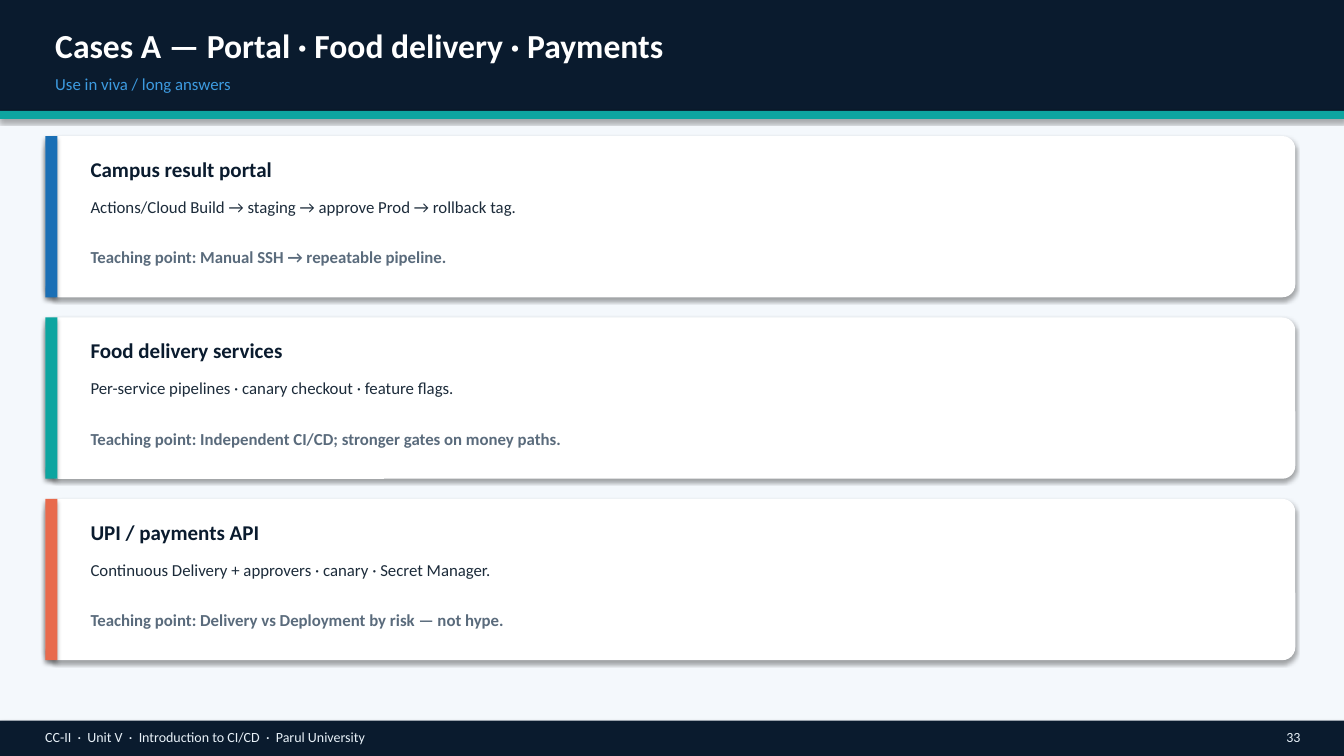
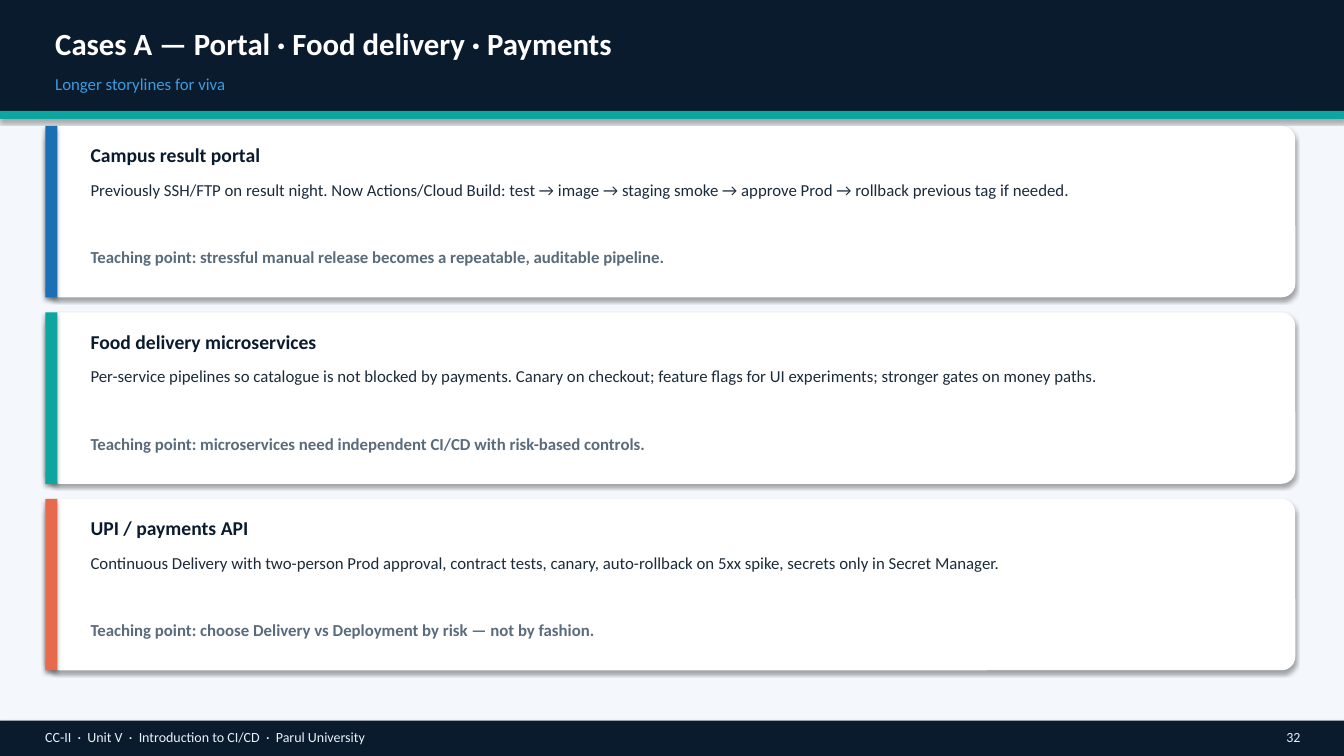
Before and after one commit to professorbhakta/cloud-II, a slide deck: slide 32 of ppt/CC-II-Unit-V-Introduction-to-CI-CD.pptx (slide 33 before the commit). Drawn at 1344x756 pixels with LibreOffice and Linux fonts; fonts in the diff are those of the drawing. Boxes give left, top, right and bottom in pixels: in the first picture for what was removed or moved away, otherwise in the second. Text is boxed around its words. In the diff, an @@ line names an element or a change of style, - is before the commit and + after.

```diff
--- a/ppt/CC-II-Unit-V-Introduction-to-CI-CD.pptx
+++ b/ppt/CC-II-Unit-V-Introduction-to-CI-CD.pptx
@@ text "Cases A — Portal · ..." at bbox=[55, 33, 612, 60]: size 24 to 22 pt; more space between paragraphs @@
@@ text at bbox=[55, 78, 225, 93]: text changed @@
-Use in viva / long answers
+Longer storylines for viva
@@ rounded rectangle: place and size @@
-rounded rectangle at bbox=[45, 136, 1296, 297]
+rounded rectangle at bbox=[45, 126, 1296, 297]
@@ rectangle: place and size @@
-rectangle at bbox=[45, 136, 57, 297]
+rectangle at bbox=[45, 126, 57, 297]
@@ text "Campus result portal" at bbox=[91, 148, 260, 165]: size 15 to 14 pt; more space between paragraphs @@
@@ text "Campus result portal": place and size @@
-text "Campus result portal" at bbox=[91, 162, 272, 181]
+text "Campus result portal" at bbox=[91, 148, 260, 165]
@@ text at bbox=[91, 184, 1069, 199]: text changed @@
-Actions/Cloud Build → staging → approve Prod → rollback tag.
+Previously SSH/FTP on result night. Now Actions/Cloud Build: test → image → staging smoke → approve Prod → rollback previous tag if needed.
@@ text at bbox=[91, 251, 664, 266]: text changed @@
-Teaching point: Manual SSH → repeatable pipeline.
+Teaching point: stressful manual release becomes a repeatable, auditable pipeline.
@@ rounded rectangle: place and size @@
-rounded rectangle at bbox=[45, 318, 1296, 479]
+rounded rectangle at bbox=[45, 313, 1296, 484]
@@ rectangle: place and size @@
-rectangle at bbox=[45, 318, 57, 479]
+rectangle at bbox=[45, 313, 57, 484]
@@ text at bbox=[91, 335, 316, 352]: text changed; size 15 to 14 pt @@
-Food delivery services
+Food delivery microservices
@@ text at bbox=[91, 370, 1096, 385]: text changed @@
-Per-service pipelines · canary checkout · feature flags.
+Per-service pipelines so catalogue is not blocked by payments. Canary on checkout; feature flags for UI experiments; stronger gates on money paths.
@@ text at bbox=[91, 438, 645, 453]: text changed @@
-Teaching point: Independent CI/CD; stronger gates on money paths.
+Teaching point: microservices need independent CI/CD with risk-based controls.
@@ rounded rectangle: place and size @@
-rounded rectangle at bbox=[45, 499, 1296, 660]
+rounded rectangle at bbox=[45, 499, 1296, 670]
@@ rectangle: place and size @@
-rectangle at bbox=[45, 499, 57, 660]
+rectangle at bbox=[45, 499, 57, 670]
@@ text "UPI / payments API" at bbox=[91, 522, 249, 538]: size 15 to 14 pt; more space between paragraphs @@
@@ text at bbox=[91, 557, 999, 572]: text changed @@
-Continuous Delivery + approvers · canary · Secret Manager.
+Continuous Delivery with two-person Prod approval, contract tests, canary, auto-rollback on 5xx spike, secrets only in Secret Manager.
@@ text at bbox=[91, 624, 595, 639]: text changed @@
-Teaching point: Delivery vs Deployment by risk — not hype.
+Teaching point: choose Delivery vs Deployment by risk — not by fashion.
@@ text at bbox=[1286, 733, 1300, 742]: text changed @@
-33
+32
```
Also in this commit, not shown: 34 other slides changed, 2 slides added, 2 slides removed, 1 other file.
